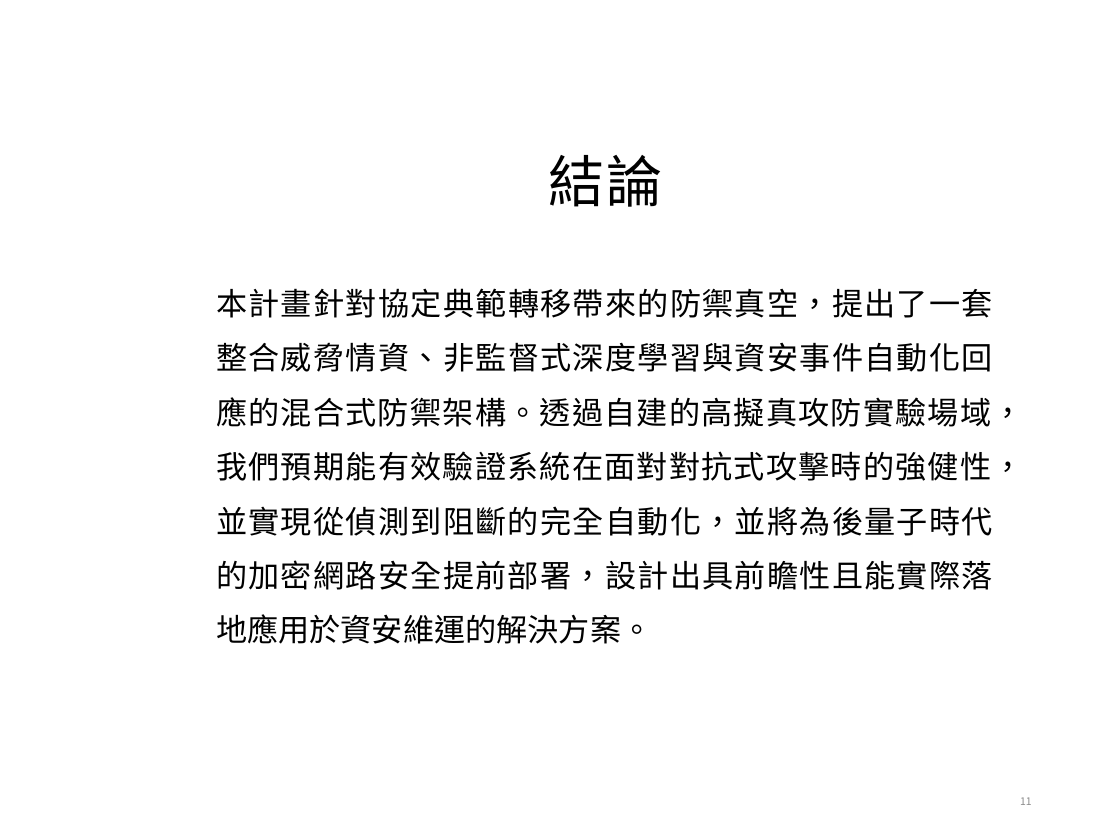
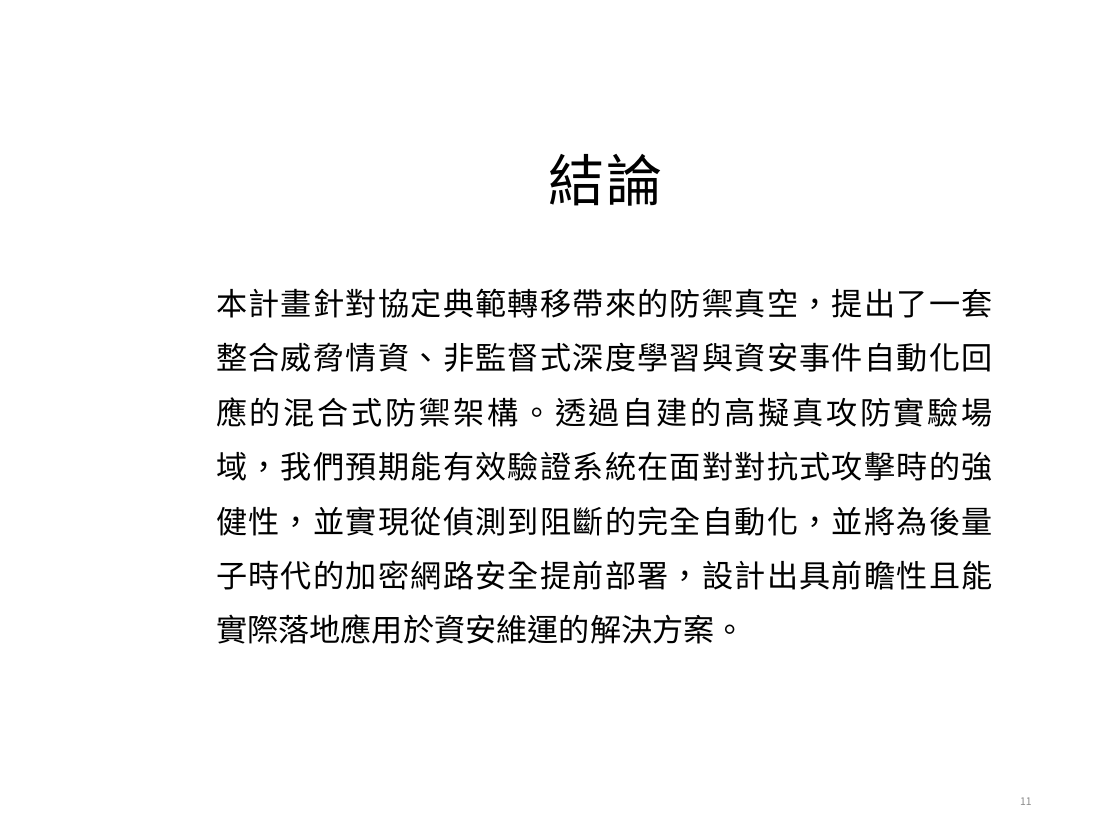
Before and after one commit to alanchuang111/graduation_project, a slide deck: slide 11 of 報告/114下期中報告.pptx. Drawn at 1120x840 pixels with LibreOffice and Linux fonts; fonts in the diff are those of the drawing; background and template pictures are left out. Boxes give left, top, right and bottom in pixels: in the first picture for what was removed or moved away, otherwise in the second. Text is boxed around its words. In the diff, an @@ line names an element or a change of style, - is before the commit and + after.

```diff
--- a/報告/114下期中報告.pptx
+++ b/報告/114下期中報告.pptx
@@ text "本計畫針對協定典範轉移帶來的防禦真空，提出了一套整合威脅情資、非監督式深度學習與資安事件自動化回應的混合式防禦架構。透過 ..." at bbox=[216, 288, 993, 644]: font Arial to Noto Sans CJK TC @@
```
Also in this commit, not shown: 11 other slides changed.
